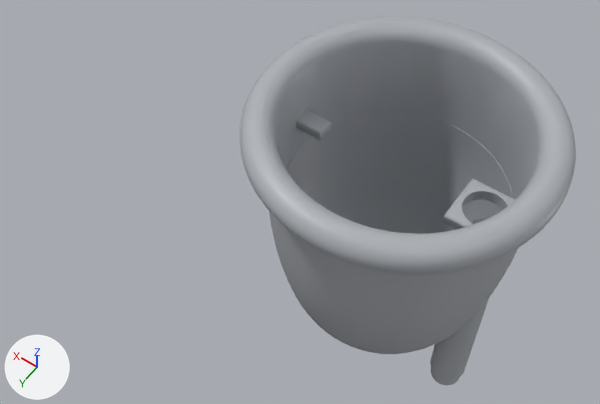
Renders of the glTF model site/public/models/concept-balloon.glb from each side of a commit.
Camera for both pictures: a 50 mm lens placed at (-0.0109, 0.0727, 0.1406), pointed at (0.0412, -0.0002, 0.0261). Every picture has the same lights, and +X, +Y and +Z are marked at lower left. The older version comes first.

The first picture shows 'balloon-pipe-0', 'menstrual-cup-medium-without-balloon-0'.
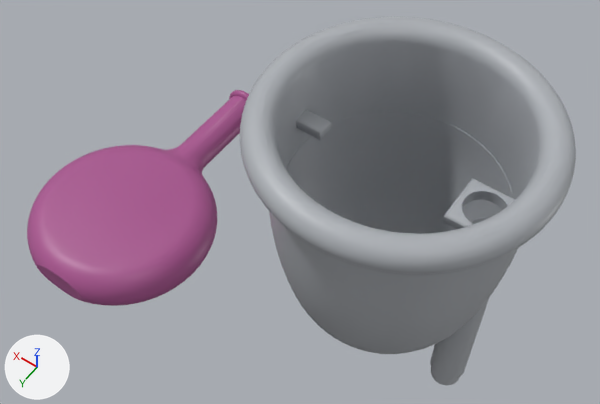
Changed parts and their boxes [x1, y1, x2, y2] in the pictures (600 x 404 px):
'balloon-top-mould-cavity', added (pink): after [27, 90, 249, 306]

What changed in the scene script:
```text
Add mat_silicone_mechanism:
    mat_silicone_mechanism = principled_material('silicone-mechanism')
    mat_silicone_mechanism.base_color = (0.4, 0.09, 0.28)  # pink #aa5590
    mat_silicone_mechanism.roughness = 0.45
Add me_cube:
    me_cube.from_pydata(...)  # 4002 vertices, 7997 faces; spans x 0.058..0.096, y -0.0293..0.0293, z 0.0..0.01
    me_cube.materials.append(mat_silicone_mechanism)  # pink #aa5590
Add ob_balloon_top_mould_cavity:
    ob_balloon_top_mould_cavity = bpy.data.objects.new('balloon-top-mould-cavity', me_cube)
    ob_balloon_top_mould_cavity.location = (0.0, 0.0, 0.0)
```
